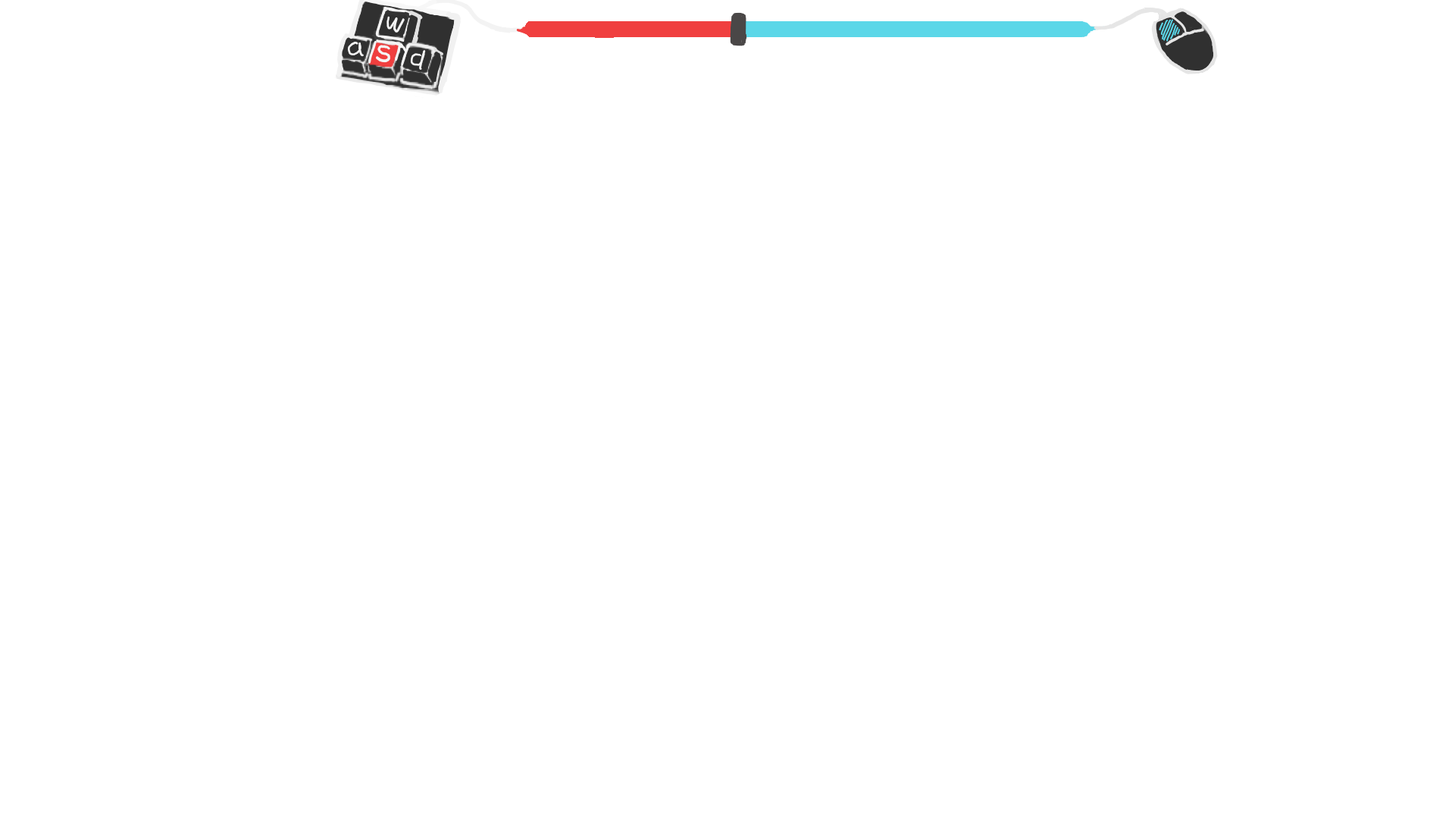
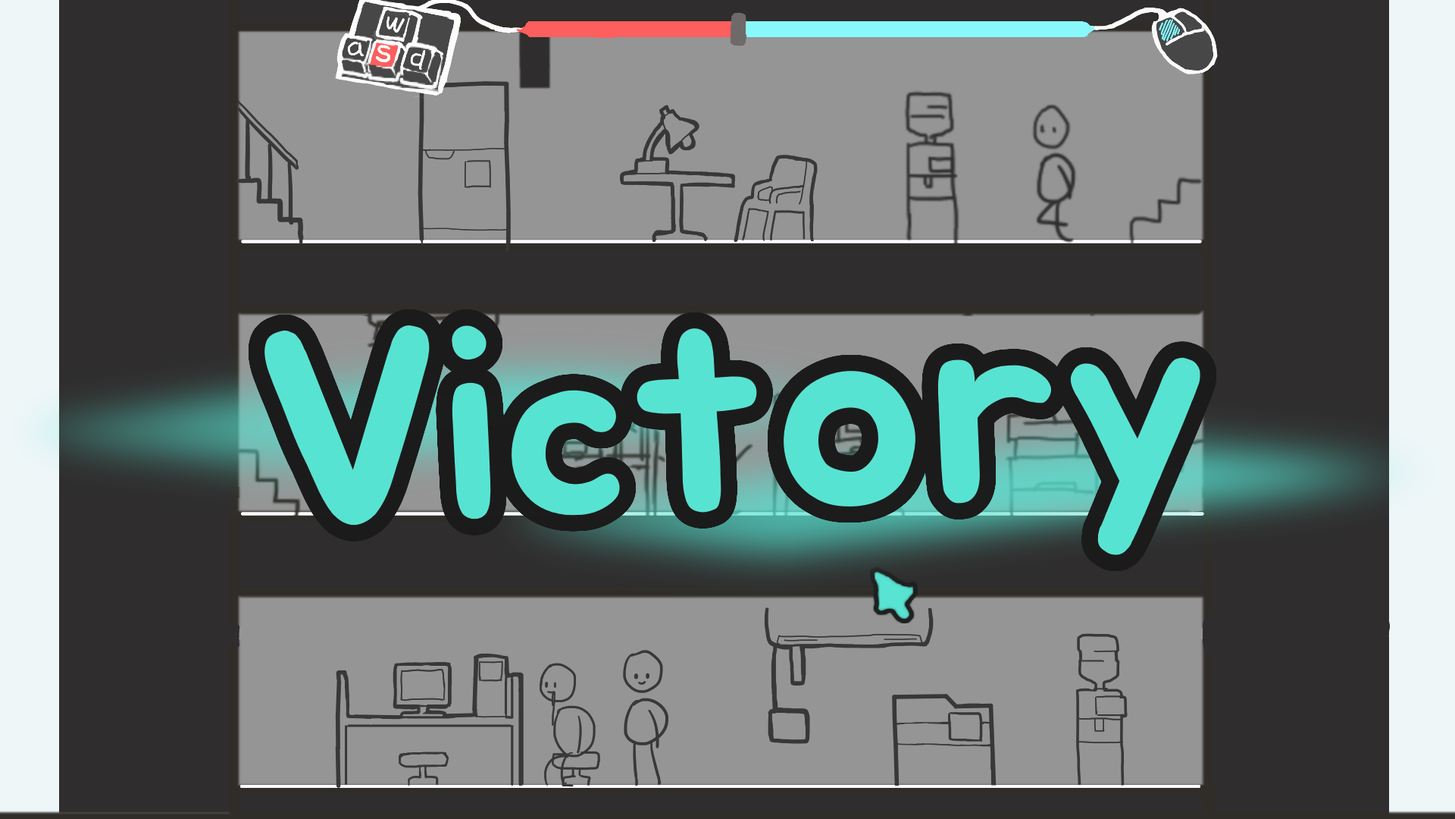
Two versions of the same layered image (w=1455, h=819). Layer-by-layer changes:
pixels changed over (0, 0, 1455, 819) (layer not identified)
